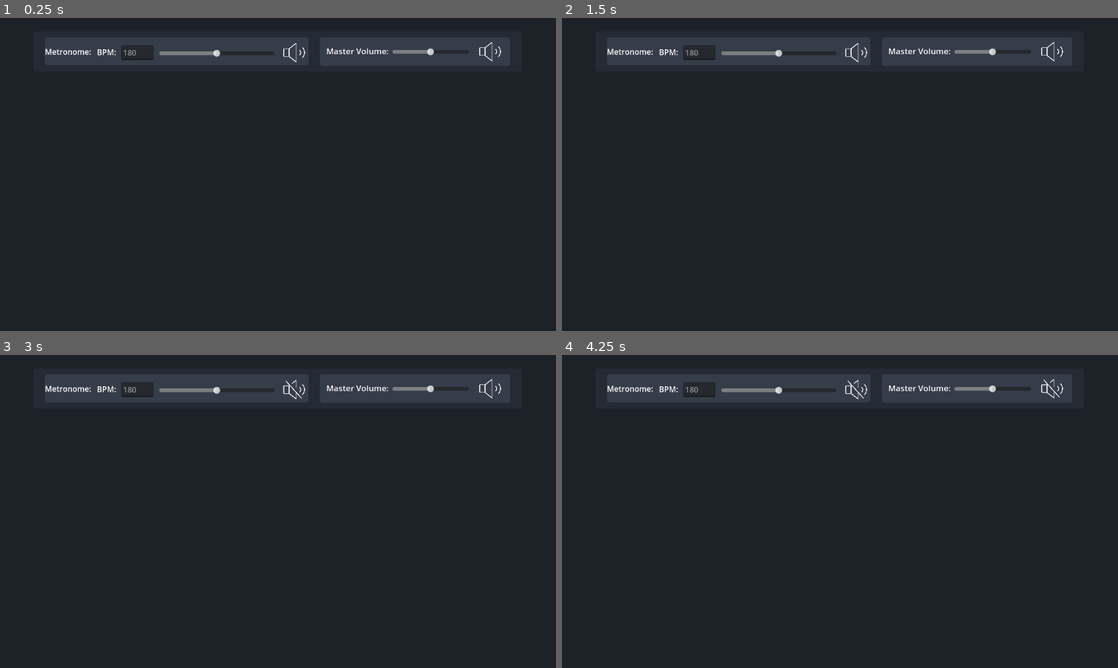
Above: before the commit, frames 1-4 (two rows, left to right).
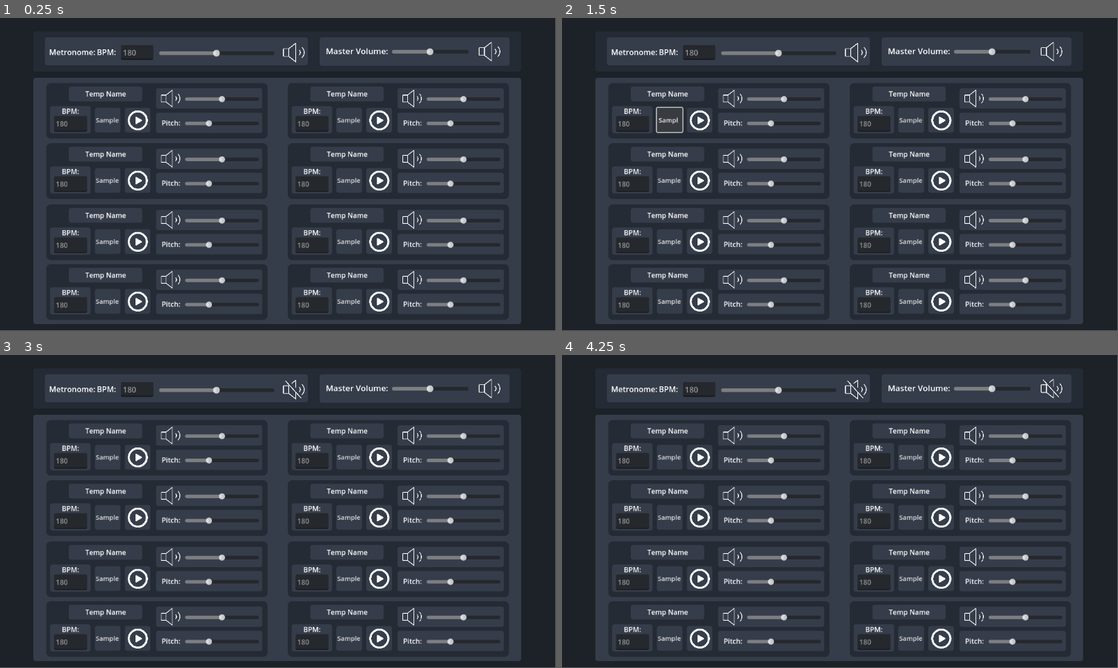
Above: after the commit, the same moments.

Repository: kbrady478/Music_Toy
Game: Godot game, scene res://Main_Scene.tscn
The game is run twice, just before and just after one commit, with the same random seed, the same clock (stepped at 60 frames per second) and the same inputs.
Inputs (mouse positions are in pixels of both pictures, inside the frame that each line leads up to):
- Up to frame 1 (0.25 s): no input
- Up to frame 2 (1.5 s): click (667, 121) at 0.5 s, where only the run after the commit has a clickable "Sample"; click (667, 121) at 1.25 s, where only the run after the commit has a clickable "Sample"
- Up to frame 3 (3 s): click (105, 458) at 2 s, where only the run after the commit has a clickable "Sample"; click (294, 389) at 2.75 s
- Up to frame 4 (4.25 s): click (1051, 389) at 3.5 s
In our replay, the window is 800x450 before the commit and 799x449 after it. These sizes can differ from the game's own. Grey fills any space a smaller window leaves; there, only what the larger window draws over its background counts as a difference.

The runs differ from the first frame. In frame 1, 44% of the frame differs, in the area x 6-94%, y 7-98%; in frame 2, 44%; in frame 3, 44%; in frame 4, 44%.

Commit message:
Layout done
I can't for the life of me get containers working, hbox vbox scroll anything, wont work, I don't have more time to spend on this.

Diff:
--- a/Main_Scene.tscn
+++ b/Main_Scene.tscn
@@ -6,6 +6,7 @@
 [ext_resource type="Texture2D" uid="uid://dxec5f7v6ula6" path="res://Images/speaker_On.png" id="4_g4s6c"]
 [ext_resource type="Texture2D" uid="uid://b1ah5tfl1uv41" path="res://Images/speaker_Muted.png" id="5_5sjee"]
 [ext_resource type="PackedScene" uid="uid://fyo102umoyhj" path="res://Prefabs/Key Components/Metronome_Controller.tscn" id="5_syk2d"]
+[ext_resource type="PackedScene" uid="uid://u5od8msmyrxg" path="res://Prefabs/Key Components/Sound_Effect_Controller.tscn" id="7_6hxk4"]
 
 [sub_resource type="StyleBoxFlat" id="StyleBoxFlat_cvkrs"]
 bg_color = Color(0.113725, 0.133333, 0.160784, 1)
@@ -21,8 +22,9 @@
 font_size = 17
 shadow_size = 0
 
-[node name="Main" type="Control"]
-layout_mode = 3
+[sub_resource type="StyleBoxEmpty" id="StyleBoxEmpty_xo0sd"]
+
+[node name="PanelContainer" type="PanelContainer"]
 anchors_preset = 15
 anchor_right = 1.0
 anchor_bottom = 1.0
@@ -65,9 +67,10 @@
 anchors_preset = 4
 anchor_top = 0.5
 anchor_bottom = 0.5
-offset_top = -11.5
-offset_right = 96.0
-offset_bottom = 11.5
+offset_left = 9.0
+offset_top = -10.0
+offset_right = 105.0
+offset_bottom = 13.0
 grow_vertical = 2
 
 [node name="BPM Entry" parent="CanvasLayer/Background/Top Layer/Metronome_Controller/UI Elements/Panel" index="1"]
@@ -180,6 +183,117 @@
 text = "Master Volume:"
 label_settings = SubResource("LabelSettings_yq7lh")
 
+[node name="Selection Layer" type="Panel" parent="CanvasLayer/Background"]
+layout_mode = 0
+offset_left = 69.0
+offset_top = 124.0
+offset_right = 1081.0
+offset_bottom = 635.0
+theme_override_styles/panel = ExtResource("2_ojy7r")
+
+[node name="Panel" type="Panel" parent="CanvasLayer/Background/Selection Layer"]
+layout_mode = 1
+offset_top = -10.0
+offset_bottom = -10.0
+theme_override_styles/panel = SubResource("StyleBoxEmpty_xo0sd")
+
+[node name="(Sound Effect) Controller" parent="CanvasLayer/Background/Selection Layer/Panel" instance=ExtResource("7_6hxk4")]
+layout_mode = 1
+offset_left = 27.0
+offset_top = 21.0
+offset_right = 27.0
+offset_bottom = 21.0
+
+[node name="(Sound Effect) Controller2" parent="CanvasLayer/Background/Selection Layer/Panel" instance=ExtResource("7_6hxk4")]
+layout_mode = 1
+anchors_preset = 0
+anchor_right = 0.0
+anchor_bottom = 0.0
+offset_left = 528.0
+offset_top = 21.0
+offset_right = 528.0
+offset_bottom = 21.0
+grow_horizontal = 1
+grow_vertical = 1
+
+[node name="Panel2" type="Panel" parent="CanvasLayer/Background/Selection Layer"]
+layout_mode = 1
+offset_top = 115.0
+offset_bottom = 115.0
+theme_override_styles/panel = SubResource("StyleBoxEmpty_xo0sd")
+
+[node name="(Sound Effect) Controller" parent="CanvasLayer/Background/Selection Layer/Panel2" instance=ExtResource("7_6hxk4")]
+layout_mode = 1
+offset_left = 27.0
+offset_top = 21.0
+offset_right = 27.0
+offset_bottom = 21.0
+
+[node name="(Sound Effect) Controller2" parent="CanvasLayer/Background/Selection Layer/Panel2" instance=ExtResource("7_6hxk4")]
+layout_mode = 1
+anchors_preset = 0
+anchor_right = 0.0
+anchor_bottom = 0.0
+offset_left = 528.0
+offset_top = 21.0
+offset_right = 528.0
+offset_bottom = 21.0
+grow_horizontal = 1
+grow_vertical = 1
+
+[node name="Panel3" type="Panel" parent="CanvasLayer/Background/Selection Layer"]
+layout_mode = 1
+offset_top = 242.0
+offset_bottom = 242.0
+theme_override_styles/panel = SubResource("StyleBoxEmpty_xo0sd")
+
+[node name="(Sound Effect) Controller" parent="CanvasLayer/Background/Selection Layer/Panel3" instance=ExtResource("7_6hxk4")]
+layout_mode = 1
+offset_left = 27.0
+offset_top = 21.0
+offset_right = 27.0
+offset_bottom = 21.0
+
+[node name="(Sound Effect) Controller2" parent="CanvasLayer/Background/Selection Layer/Panel3" instance=ExtResource("7_6hxk4")]
+layout_mode = 1
+anchors_preset = 0
+anchor_right = 0.0
+anchor_bottom = 0.0
+offset_left = 528.0
+offset_top = 21.0
+offset_right = 528.0
+offset_bottom = 21.0
+grow_horizontal = 1
+grow_vertical = 1
+
+[node name="Panel4" type="Panel" parent="CanvasLayer/Background/Selection Layer"]
+layout_mode = 1
+offset_top = 366.0
+offset_bottom = 366.0
+theme_override_styles/panel = SubResource("StyleBoxEmpty_xo0sd")
+
+[node name="(Sound Effect) Controller" parent="CanvasLayer/Background/Selection Layer/Panel4" instance=ExtResource("7_6hxk4")]
+layout_mode = 1
+offset_left = 27.0
+offset_top = 21.0
+offset_right = 27.0
+offset_bottom = 21.0
+
+[node name="(Sound Effect) Controller2" parent="CanvasLayer/Background/Selection Layer/Panel4" instance=ExtResource("7_6hxk4")]
+layout_mode = 1
+anchors_preset = 0
+anchor_right = 0.0
+anchor_bottom = 0.0
+offset_left = 528.0
+offset_top = 21.0
+offset_right = 528.0
+offset_bottom = 21.0
+grow_horizontal = 1
+grow_vertical = 1
+
+[node name="Main" type="Control" parent="."]
+layout_mode = 2
+
 [connection signal="value_changed" from="CanvasLayer/Background/Top Layer/Master Bus Volume/Panel/Volume Slider" to="CanvasLayer/Background/Top Layer/Master Bus Volume" method="_on_volume_slider_value_changed"]
 [connection signal="pressed" from="CanvasLayer/Background/Top Layer/Master Bus Volume/Panel/Mute Button" to="CanvasLayer/Background/Top Layer/Master Bus Volume" method="_on_mute_button_pressed"]
 
--- a/Prefabs/Key Components/Sound_Effect_Controller.tscn
+++ b/Prefabs/Key Components/Sound_Effect_Controller.tscn
@@ -22,6 +22,7 @@
 anchor_bottom = 1.0
 grow_horizontal = 2
 grow_vertical = 2
+scale = Vector2(0.9, 0.9)
 script = ExtResource("1_j70qf")
 
 [node name="Audio Controller" type="Node2D" parent="."]
--- a/project.godot
+++ b/project.godot
@@ -18,8 +18,3 @@
 [audio]
 
 buses/default_bus_layout="res://Other/default_bus_layout.tres"
-
-[display]
-
-window/stretch/mode="viewport"
-window/stretch/aspect="expand"
Not shown: 1 places in Main_Scene.tscn that only renumber resources
